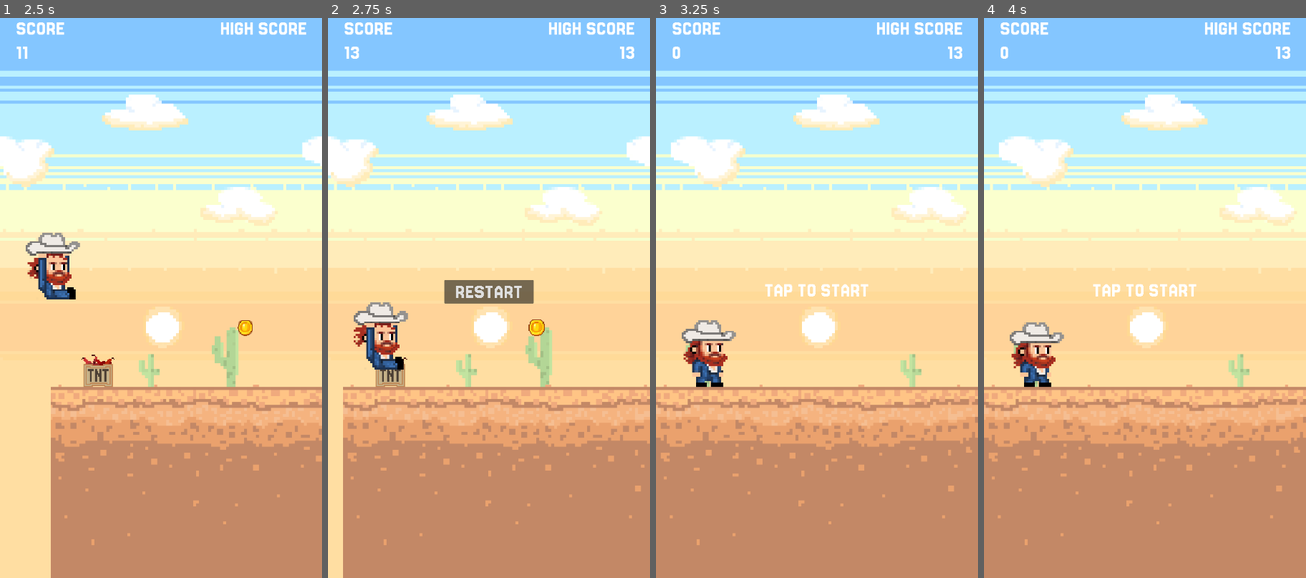
Above: before the commit, frames 1-4 (left to right).
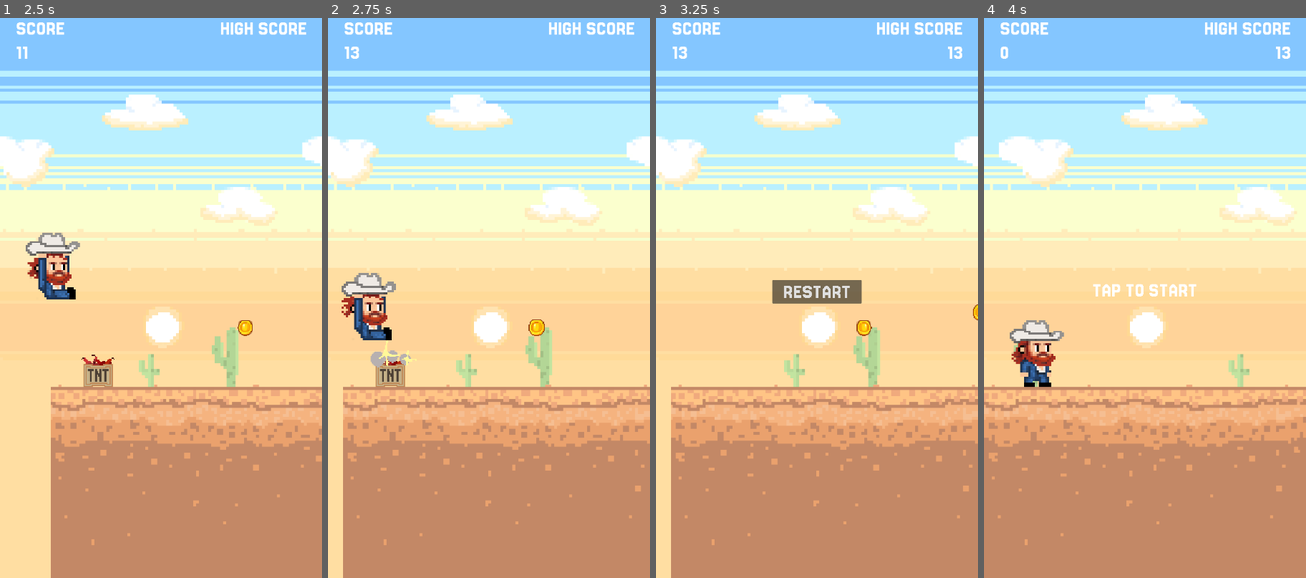
Above: after the commit, the same moments.

Repository: rgomezp/cowboy-game
Game: Godot game, scene res://scenes/main.tscn
The game is run twice, just before and just after one commit, with the same random seed, the same clock (stepped at 60 frames per second) and the same inputs.
Inputs (mouse positions are in pixels of both pictures, inside the frame that each line leads up to):
- Up to frame 1 (2.5 s): tap Enter (ui_accept) at 0.5, 0.77, 1.52 s; hold Down (ui_down) from 2.03 s (still down)
- Up to frame 2 (2.75 s): keep holding Down (ui_down)
- Up to frame 3 (3.25 s): release Down (ui_down) at 2.75 s; click (817, 292) at 2.75 s, where only the run before the commit has a clickable "RESTART"
- Up to frame 4 (4 s): click (1145, 292) at 3.5 s, where only the run after the commit has a clickable "RESTART"

Frame 1 is identical in both runs. In frame 2, 3.3% of the frame differs, in the area x 4-96%, y 5-63%; in frame 3, 13%, in the area x 0-100%, y 5-100%; in frame 4, 0.7%.

Commit message:
Refactor to use TNT script for explosion handling
- Simplify main.gd: remove _trigger_tnt_explosion_on_collision()
- Use TNT's trigger_explosion() method from collision handler
- Add set_explosion_in_progress() setter for TNT script
- Simplify ShotgunPowerUp.gd: remove duplicate explosion logic
- Use TNT's trigger_explosion() method from shotgun powerup
- All explosion logic now encapsulated in TNT script

Diff:
--- a/scenes/main.gd
+++ b/scenes/main.gd
@@ -56,6 +56,8 @@
 var game_running : bool
 var ground_height : int
 var distance : int = 0  # Track actual distance traveled, separate from score
+var game_over_in_progress : bool = false  # Track if game over is already triggered
+var explosion_in_progress : bool = false  # Track if TNT explosion is playing (stops movement)
 
 # Score delta display variables
 var score_delta_timer: float = 0.0
@@ -174,6 +176,10 @@
 	$MusicPlayer.play()
 
 func new_game():
+	# Reset game over and explosion flags
+	game_over_in_progress = false
+	explosion_in_progress = false
+
 	# Reset managers
 	score_manager.reset()
 	obstacle_manager.reset()
@@ -248,16 +254,17 @@
 		if foe:
 			foe_manager.add_foe(foe)
 
-		# Move player position & camera
-		$Player.position.x += speed
-		$Camera2D.position.x += speed
-
-		# Update distance based on actual movement
-		distance += int(speed)
-
-		# Update score (separate from distance)
-		# Don't show delta for continuous movement score updates
-		score_manager.add_score(int(speed), false)
+		# Move player position & camera (only if not in explosion)
+		if not explosion_in_progress:
+			$Player.position.x += speed
+			$Camera2D.position.x += speed
+
+			# Update distance based on actual movement
+			distance += int(speed)
+
+			# Update score (separate from distance)
+			# Don't show delta for continuous movement score updates
+			score_manager.add_score(int(speed), false)
 
 		# Update ground position
 		if $Camera2D.position.x - $Ground.position.x > screen_size.x * 1.5:
@@ -352,8 +359,31 @@
 func _on_foe_added(foe: Node):
 	collision_handler.connect_obstacle_signals(foe)
 
-func _on_player_hit_obstacle(_obstacle: Node):
-	game_over()
+func _on_player_hit_obstacle(obstacle: Node):
+	# Prevent multiple game over triggers
+	if game_over_in_progress:
+		return
+
+	# Check if obstacle is TNT - if so, play explosion animation before game over
+	if _is_tnt(obstacle):
+		# Remove from obstacle manager immediately
+		if obstacle_manager.obstacles.has(obstacle):
+			obstacle_manager.obstacles.erase(obstacle)
+
+		# Trigger explosion (from_collision=true to handle player bounce)
+		if obstacle.has_method("trigger_explosion"):
+			# Connect to explosion finished signal before triggering
+			if obstacle.has_signal("explosion_finished"):
+				# Disconnect first to avoid duplicate connections
+				if obstacle.explosion_finished.is_connected(_on_tnt_explosion_finished_game_over):
+					obstacle.explosion_finished.disconnect(_on_tnt_explosion_finished_game_over)
+				obstacle.explosion_finished.connect(_on_tnt_explosion_finished_game_over)
+			obstacle.trigger_explosion(true)
+		else:
+			# Fallback if script not attached
+			game_over()
+	else:
+		game_over()
 
 func _on_player_bounced_on_butterfly(obstacle: Node):
 	# Player jumped on the butterfly from the top - bounce and destroy it
@@ -389,10 +419,39 @@
 		score_manager.add_score(200 * 100, true)  # Show delta for bonus event
 
 func game_over():
+	# Prevent multiple game over calls
+	if game_over_in_progress:
+		return
+	game_over_in_progress = true
+
 	score_manager.check_high_score()
 	get_tree().paused = true
 	game_running = false
 	$GameOver.show()
+
+func _is_tnt(obstacle: Node) -> bool:
+	# Check if obstacle is TNT by name or script path
+	if obstacle.name == "TNT":
+		return true
+	if obstacle.get_script() != null and obstacle.get_script().resource_path != null:
+		if "tnt" in obstacle.get_script().resource_path.to_lower():
+			return true
+	# Check scene file path if available
+	if obstacle.has_method("get_scene_file_path"):
+		var scene_path = obstacle.get_scene_file_path()
+		if scene_path and "tnt" in scene_path.to_lower():
+			return true
+	return false
+
+func set_explosion_in_progress(value: bool) -> void:
+	# Setter method for TNT script to control explosion state
+	explosion_in_progress = value
+
+func _on_tnt_explosion_finished_game_over() -> void:
+	# Trigger game over after explosion animation finishes
+	# Reset explosion flag (though game_over will pause anyway)
+	explosion_in_progress = false
+	game_over()
 
 # Spawning control methods for special events
 func set_obstacle_spawning_enabled(enabled: bool):
--- a/scenes/powerups/ShotgunPowerUp.gd
+++ b/scenes/powerups/ShotgunPowerUp.gd
@@ -307,47 +307,17 @@
 	main_node.score_manager.add_score(100 * 100, true)
 
 func _destroy_tnt(target: Node) -> void:
-	# Play explosion animation before removing TNT
-	if target.has_node("AnimatedSprite2D"):
-		var animated_sprite = target.get_node("AnimatedSprite2D")
-		if animated_sprite and animated_sprite.sprite_frames:
-			# Check if explosion animation exists
-			if animated_sprite.sprite_frames.has_animation("explosion"):
-				# Disable looping for explosion animation (safe since each instance has its own resource)
-				animated_sprite.sprite_frames.set_animation_loop("explosion", false)
-				# Play explosion animation
-				animated_sprite.play("explosion")
-
-				# Calculate animation duration: sum of frame durations / speed
-				var frame_count = animated_sprite.sprite_frames.get_frame_count("explosion")
-				var frame_duration = 0.0
-				for i in range(frame_count):
-					frame_duration += animated_sprite.sprite_frames.get_frame_duration("explosion", i)
-				var animation_speed = animated_sprite.sprite_frames.get_animation_speed("explosion")
-				var total_duration = frame_duration / animation_speed if animation_speed > 0 else frame_duration
-
-				# Create a timer to clean up after animation finishes
-				var timer = target.get_tree().create_timer(total_duration)
-				timer.timeout.connect(_on_tnt_explosion_finished.bind(target))
-
-				# Remove from obstacle manager's list but don't queue_free yet
-				if main_node.obstacle_manager.obstacles.has(target):
-					main_node.obstacle_manager.obstacles.erase(target)
-				# Award points for destroying TNT
-				main_node.score_manager.add_score(50 * 100, true)
-				return
-
-	# Fallback: if no AnimatedSprite2D or explosion animation, remove immediately
+	# Remove from obstacle manager's list immediately
 	if main_node.obstacle_manager.obstacles.has(target):
 		main_node.obstacle_manager.obstacles.erase(target)
 
-	if is_instance_valid(target):
-		target.queue_free()
-
 	# Award points for destroying TNT
 	main_node.score_manager.add_score(50 * 100, true)
 
-func _on_tnt_explosion_finished(target: Node) -> void:
-	# Clean up TNT after explosion animation finishes
-	if is_instance_valid(target):
-		target.queue_free()
+	# Use TNT's own explosion method (from_collision=false since this is from shotgun)
+	if target.has_method("trigger_explosion"):
+		target.trigger_explosion(false)
+	else:
+		# Fallback: if script not attached, remove immediately
+		if is_instance_valid(target):
+			target.queue_free()
